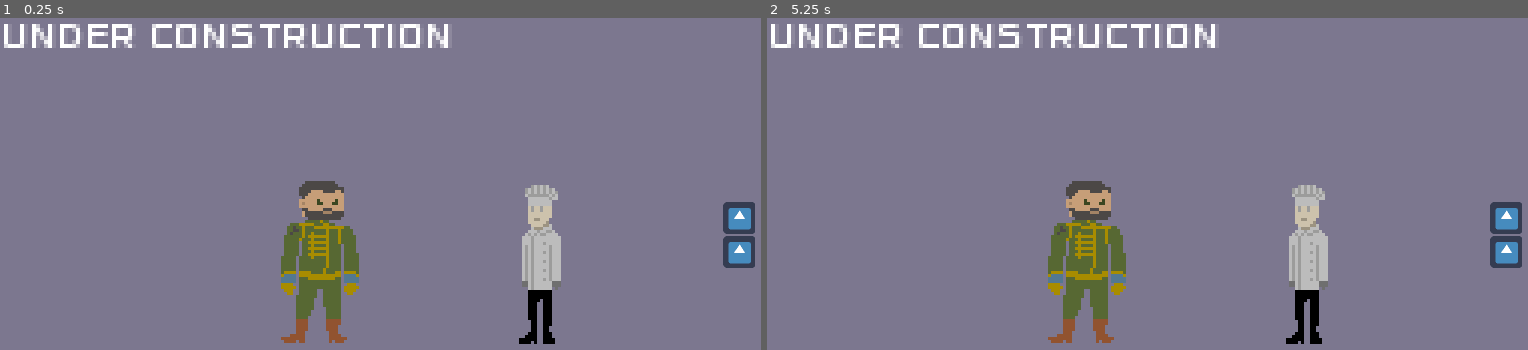
Above: before the commit, frames 1-2 (left to right).
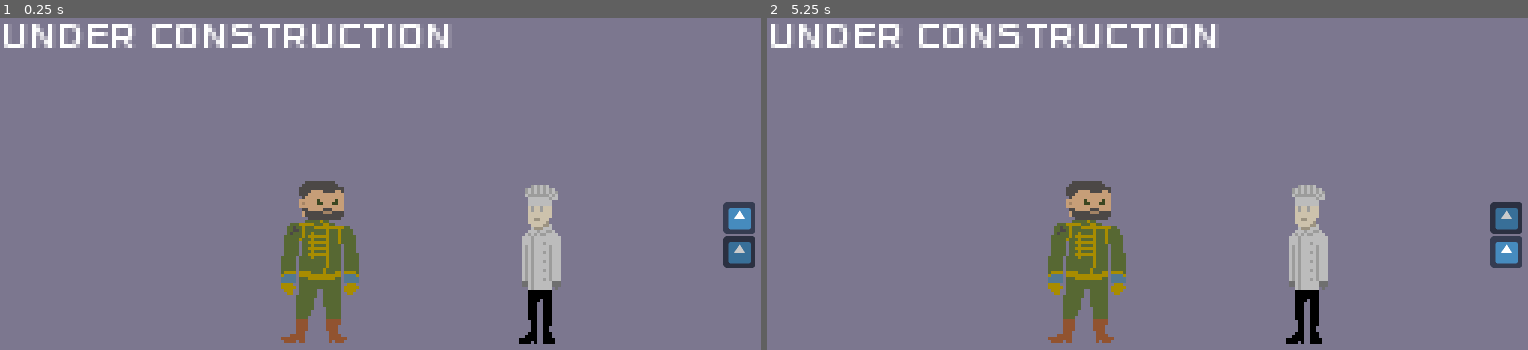
Above: after the commit, the same moments.

Repository: Huckletoon/VoidDogs
Game: Godot game, scene res://objects/UpgradeMenu.tscn
Same seed, same stepped clock (60 frames per second), same inputs: the game is played once before the commit and once after it. This scene is started directly instead of the project's main scene. The engine's default icon, where the game draws it, is replaced by a stand-in: a white triangle on a blue panel in a dark square.
Inputs (mouse positions are in pixels of both pictures, inside the frame that each line leads up to):
- Up to frame 1 (0.25 s): no input
- Up to frame 2 (5.25 s): tap Enter (pl_start) every 0.75 s from 0.5 to 4.25 s; move the mouse to (1345, 217) at 0.52 s; hold D (pl_right) 0.53-1.25 s; hold J (pl_fire) 0.53-1.25 s; click (1345, 217) at 0.67 s; drag from (1010, 263) to (1124, 330) at 1.27 s; move the mouse to (1246, 140) at 2.02 s; hold D (pl_right) 2.03-2.75 s; hold L (pl_stabilizer) 2.03-2.75 s; click (1246, 140) at 2.17 s; drag from (1124, 330) to (926, 174) at 2.77 s; move the mouse to (1406, 310) at 3.52 s; hold A (pl_left) 3.53-4.25 s; hold J (pl_fire) 3.53-4.25 s; click (1406, 310) at 3.67 s; drag from (926, 174) to (1048, 127) at 4.27 s; move the mouse to (1208, 240) at 5.02 s; hold S (pl_down) from 5.03 s (still down); hold L (pl_stabilizer) from 5.03 s (still down); click (1208, 240) at 5.17 s

The runs differ from the first frame. In frame 1, 0.2% of the frame differs, in the area x 95-99%, y 67-75%; in frame 2, 0.2%.

Commit message:
Upgrades functional

Diff:
--- a/objects/GameOver.tscn
+++ b/objects/GameOver.tscn
@@ -58,6 +58,7 @@
 focus_next = NodePath("../Retry")
 focus_previous = NodePath("../Title")
 text = "Quit"
+
 [connection signal="pressed" from="CenterContainer/VBoxContainer/Retry" to="." method="_on_Retry_pressed"]
 [connection signal="pressed" from="CenterContainer/VBoxContainer/Title" to="." method="_on_Title_pressed"]
 [connection signal="pressed" from="CenterContainer/VBoxContainer/Quit" to="." method="_on_Quit_pressed"]
--- a/objects/UpgradeMenu.tscn
+++ b/objects/UpgradeMenu.tscn
@@ -58,6 +58,11 @@
 [node name="Upgrade0" type="HBoxContainer" parent="Upgrades/Container"]
 margin_right = 181.0
 margin_bottom = 66.0
+focus_neighbour_top = NodePath("../Upgrade1")
+focus_neighbour_bottom = NodePath("../Upgrade1")
+focus_next = NodePath("../Upgrade1")
+focus_previous = NodePath("../Upgrade1")
+focus_mode = 2
 
 [node name="Label" type="Label" parent="Upgrades/Container/Upgrade0"]
 margin_right = 109.0
@@ -76,6 +81,11 @@
 margin_top = 70.0
 margin_right = 181.0
 margin_bottom = 136.0
+focus_neighbour_top = NodePath("../Upgrade0")
+focus_neighbour_bottom = NodePath("../Upgrade0")
+focus_next = NodePath("../Upgrade0")
+focus_previous = NodePath("../Upgrade0")
+focus_mode = 2
 
 [node name="Label" type="Label" parent="Upgrades/Container/Upgrade1"]
 margin_right = 113.0
@@ -105,5 +115,9 @@
 texture = ExtResource( 4 )
 
 [connection signal="pressed" from="ButtonContainer/HBoxContainer/Button" to="." method="_on_Button_pressed"]
+[connection signal="focus_entered" from="Upgrades/Container/Upgrade0" to="." method="_on_Upgrade0_focus_entered"]
+[connection signal="focus_exited" from="Upgrades/Container/Upgrade0" to="." method="_on_Upgrade0_focus_exited"]
 [connection signal="gui_input" from="Upgrades/Container/Upgrade0" to="." method="_on_Upgrade0_gui_input"]
+[connection signal="focus_entered" from="Upgrades/Container/Upgrade1" to="." method="_on_Upgrade1_focus_entered"]
+[connection signal="focus_exited" from="Upgrades/Container/Upgrade1" to="." method="_on_Upgrade1_focus_exited"]
 [connection signal="gui_input" from="Upgrades/Container/Upgrade1" to="." method="_on_Upgrade1_gui_input"]
--- a/scripts/UpgradeMenu.gd
+++ b/scripts/UpgradeMenu.gd
@@ -7,6 +7,7 @@
 var upgrade0Text = ""
 var upgrade1Text = ""
 var nextLevel
+var selected = -1
 
 func _on_Button_pressed():
 	game.nextLevel()
@@ -14,6 +15,8 @@
 func _ready():
 	upgrade0.get_node("Label").text = upgrade0Text
 	upgrade1.get_node("Label").text = upgrade1Text
+	upgrade0.grab_focus()
+	_on_Upgrade1_focus_exited()
 	button.visible = false
 
 # Used to set up dialogue and different upgrades
@@ -41,7 +44,7 @@
 
 
 func _on_Upgrade0_gui_input(event):
-	if event.is_class("InputEventMouseButton") and !event.pressed:
+	if (event.is_class("InputEventMouseButton") and !event.pressed) or (event.is_class("InputEventJoypadButton") and event.button_index == JOY_XBOX_A and event.pressed):
 		match nextLevel:
 			1.5:
 				game.stage1Upgrade = 1
@@ -54,10 +57,17 @@
 			3.5:
 				game.stage5Upgrade = 1
 		button.visible = true
+		selected = 0
+		upgrade0.focus_neighbour_top = button.get_path()
+		upgrade1.focus_neighbour_bottom = button.get_path()
+		button.focus_neighbour_top = upgrade1.get_path()
+		button.focus_neighbour_bottom = upgrade0.get_path()
+		upgrade0.get_node("Label").text = upgrade0Text + "\nSelected"
+		upgrade1.get_node("Label").text = upgrade1Text
 
 
 func _on_Upgrade1_gui_input(event):
-	if event.is_class("InputEventMouseButton") and !event.pressed:
+	if (event.is_class("InputEventMouseButton") and !event.pressed) or (event.is_class("InputEventJoypadButton") and event.button_index == JOY_XBOX_A and event.pressed):
 		match nextLevel:
 			1.5:
 				game.stage1Upgrade = 2
@@ -70,3 +80,27 @@
 			3.5:
 				game.stage5Upgrade = 2
 		button.visible = true
+		selected = 1
+		upgrade0.focus_neighbour_top = button.get_path()
+		upgrade1.focus_neighbour_bottom = button.get_path()
+		button.focus_neighbour_top = upgrade1.get_path()
+		button.focus_neighbour_bottom = upgrade0.get_path()
+		upgrade1.get_node("Label").text = upgrade1Text + "\nSelected"
+		upgrade0.get_node("Label").text = upgrade0Text
+
+
+
+func _on_Upgrade0_focus_entered():
+	upgrade0.set_modulate(Color(1, 1, 1, 1))
+
+
+func _on_Upgrade1_focus_entered():
+	upgrade1.set_modulate(Color(1, 1, 1, 1))
+
+
+func _on_Upgrade0_focus_exited():
+	upgrade0.set_modulate(Color(0.8, 0.8, 0.8, 1))
+
+
+func _on_Upgrade1_focus_exited():
+	upgrade1.set_modulate(Color(0.8, 0.8, 0.8, 1))
